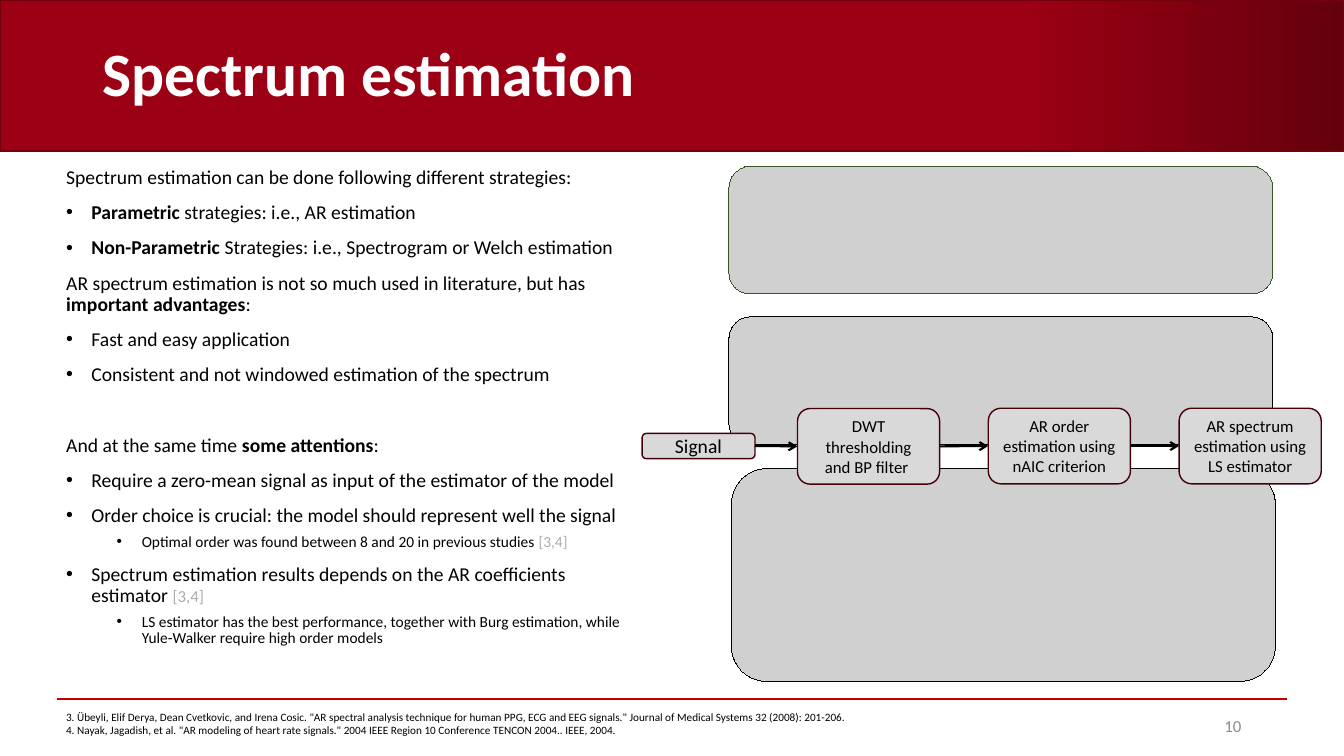
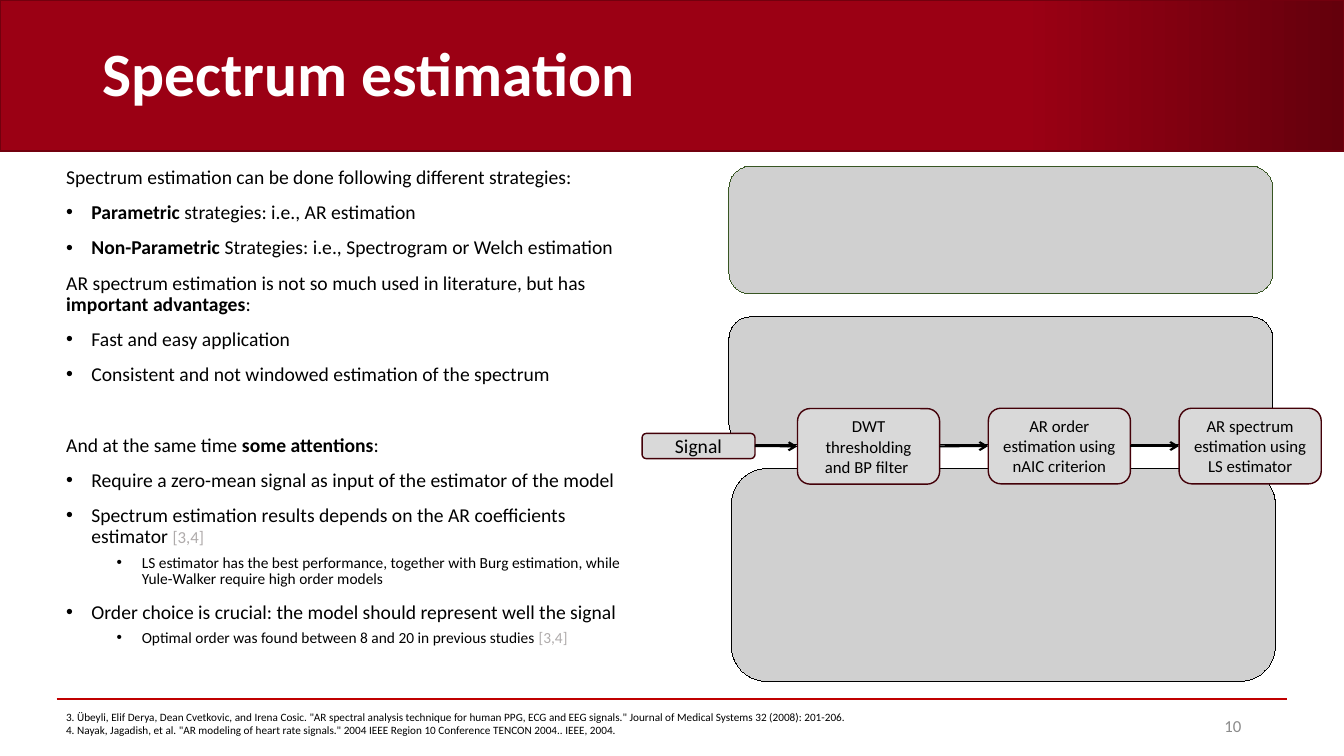
Before and after one commit to AndreaCorrado00/Tesi_magistrale_Corrado_Andrea, a slide deck: slide 10 of Documentation/4. Recap filters-spectrum-alignment .pptx. Drawn at 1344x756 pixels with LibreOffice and Linux fonts; fonts in the diff are those of the drawing; grey boxes stand for pictures; background and template pictures are left out. Boxes give left, top, right and bottom in pixels: in the first picture for what was removed or moved away, otherwise in the second. Text is boxed around its words. In the diff, an @@ line names an element or a change of style, - is before the commit and + after.

```diff
--- a/Documentation/4. Recap filters-spectrum-alignment .pptx
+++ b/Documentation/4. Recap filters-spectrum-alignment .pptx
@@ text at bbox=[91, 508, 620, 587]: paragraphs added @@
+• Spectrum estimation results depends on the AR coefficients estimator [3,4]
+  • LS estimator has the best performance, together with Burg estimation, while Yule-Walker require high order models
@@ text at bbox=[91, 567, 620, 646]: paragraphs removed @@
-• Spectrum estimation results depends on the AR coefficients estimator [3,4]
-  • LS estimator has the best performance, together with Burg estimation, while Yule-Walker require high order models
```
Also in this commit, not shown: 3 other slides changed, 23 other files.
